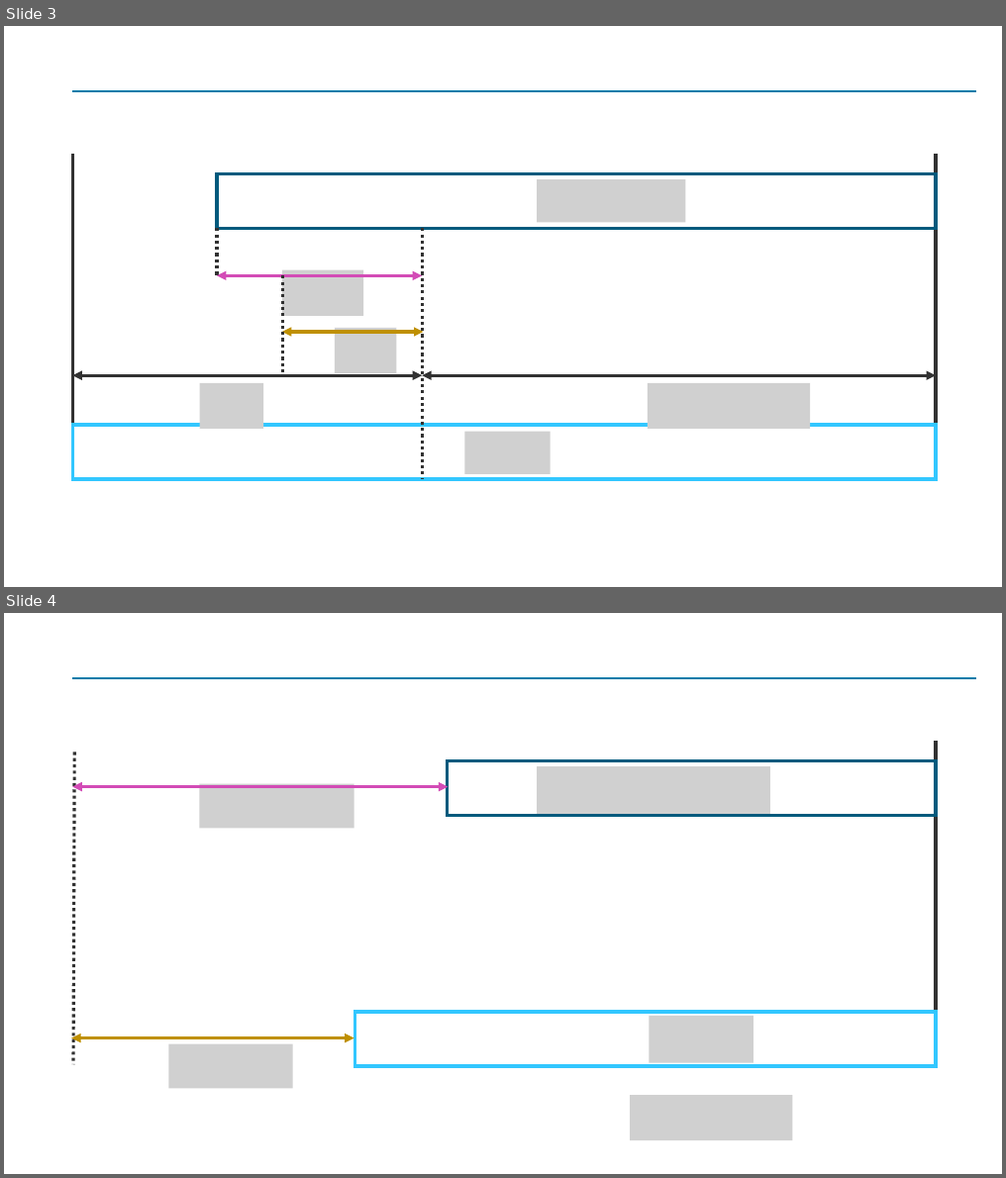
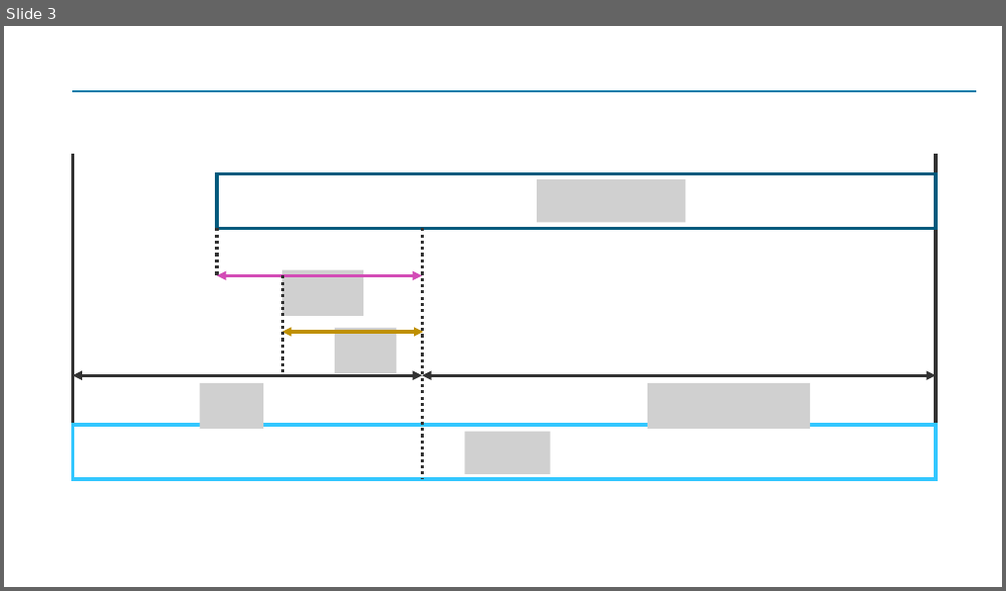
Before and after one commit to Yoshiaki-Harada/Resarch, a slide deck: Paper/master-thesis/src/img/chapter-2/図.pptx. Shown one above the other, each under a label of ours: slides 3 and 4 before the commit, slide 3 after it. The pictures are 1006x1178 and 1006x591 pixels, drawn with LibreOffice and Linux fonts; fonts in the diff are those of the drawing; grey boxes stand for pictures. Boxes give left, top, right and bottom in pixels: in the first picture for what was removed or moved away, otherwise in the second. Text is boxed around its words. In the diff, an @@ line names an element or a change of style, - is before the commit and + after.

```diff
--- a/Paper/master-thesis/src/img/chapter-2/図.pptx
+++ b/Paper/master-thesis/src/img/chapter-2/図.pptx
@@ slide 4 removed at (4,613,1002,1174), background #FFFFFF; not listed: 1 template element that a slide beside it also shows @@
@@ line removed from (74, 753) to (73, 1065) @@
@@ rectangle removed at (448,761,936,815) @@
@@ line removed from (936, 741) to (936, 1065) @@
@@ double arrow removed from (73, 786) to (448, 786) @@
@@ picture removed at (199,783,354,828) @@
@@ picture removed at (537,766,770,814) @@
@@ rectangle removed at (355,1012,936,1066) @@
@@ picture removed at (649,1016,754,1062) @@
@@ double arrow removed from (71, 1039) to (354, 1039) @@
@@ picture removed at (168,1045,292,1088) @@
@@ picture removed at (630,1095,792,1141) @@
```
Also in this commit, not shown: 1 slide added, 16 other files.
